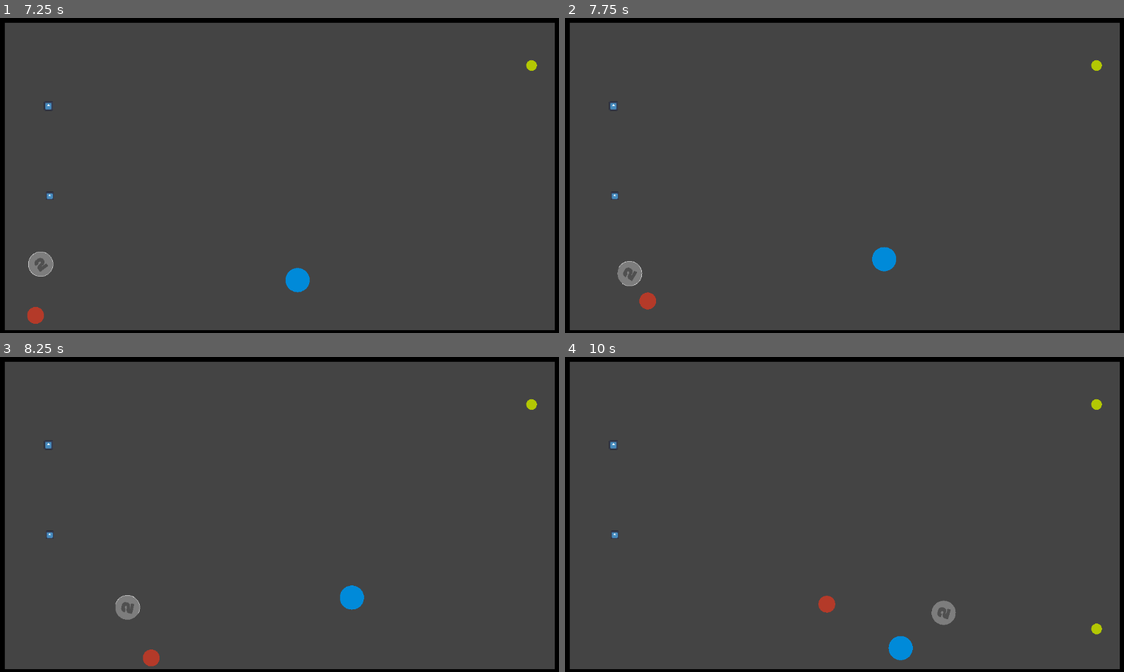
Above: before the commit, frames 1-4 (two rows, left to right).
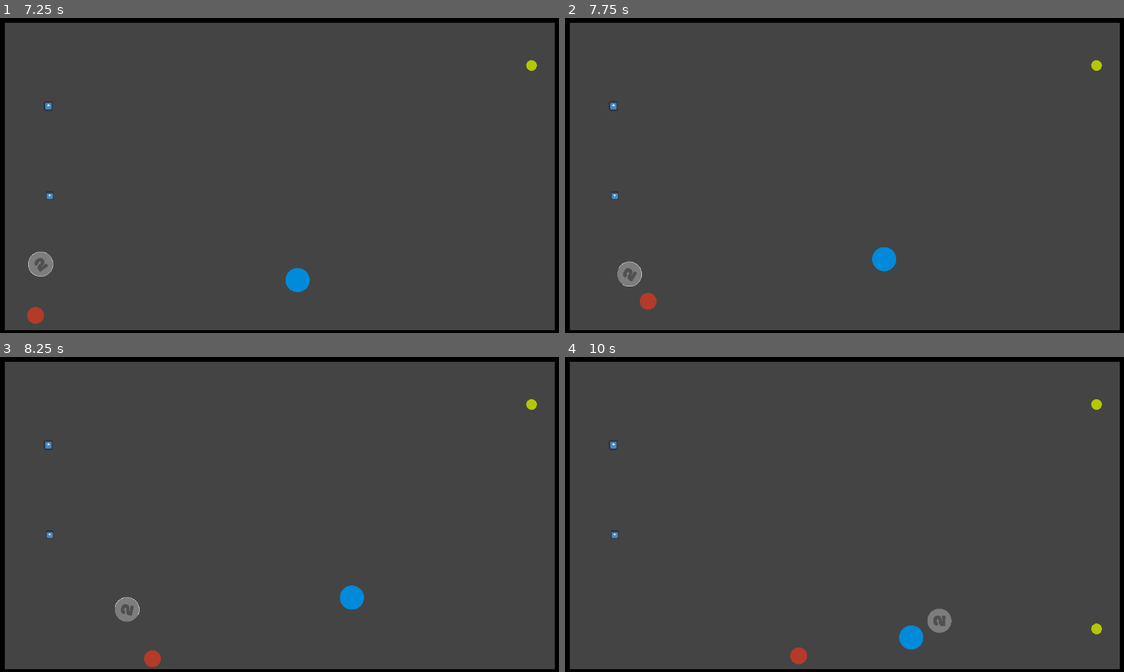
Above: after the commit, the same moments.

Repository: Coolfede97/Bots-League
Game: Godot game, scene res://PRUEBAS/pruebas.tscn
Two runs of this game, one before a commit and one after it. Both use one fixed random seed, a clock stepped at 60 frames per second and the inputs below. The engine's default icon, where the game draws it, is replaced by a stand-in: a white triangle on a blue panel in a dark square.
Inputs (mouse positions are in pixels of both pictures, inside the frame that each line leads up to):
- Up to frame 1 (7.25 s): tap Enter (ui_accept) at 0.5, 0.77, 1.52, 3.02, 3.77, 4.52, 6.02, 6.77 s; move the mouse to (402, 159) at 0.52 s; press the mouse at (402, 159) at 0.53 s; hold Right (ui_right) 0.53-1.28 s; move the mouse to (167, 191) at 1.27 s; release the mouse at (167, 191) at 1.28 s; hold Down (ui_down) 1.28-2.03 s; right-click (167, 191) at 1.35 s; move the mouse to (335, 106) at 2.02 s; press the mouse at (335, 106) at 2.03 s; hold Right (ui_right) 2.03-2.78 s; move the mouse to (251, 238) at 2.77 s; release the mouse at (251, 238) at 2.78 s; hold Up (ui_up) 2.78-3.53 s; right-click (251, 238) at 2.85 s; move the mouse to (447, 222) at 3.52 s; press the mouse at (447, 222) at 3.53 s; hold Left (ui_left) 3.53-5.03 s; move the mouse to (111, 128) at 4.27 s; release the mouse at (111, 128) at 4.28 s; right-click (111, 128) at 4.35 s; move the mouse to (307, 175) at 5.02 s; press the mouse at (307, 175) at 5.03 s; hold Down (ui_down) 5.03-5.78 s; move the mouse to (195, 93) at 5.77 s; release the mouse at (195, 93) at 5.78 s; hold Right (ui_right) 5.78-6.53 s; right-click (195, 93) at 5.85 s; move the mouse to (402, 159) at 6.52 s; press the mouse at (402, 159) at 6.53 s; hold Up (ui_up) from 6.53 s (still down)
- Up to frame 2 (7.75 s): move the mouse to (732, 191) at 7.27 s; release Up (ui_up) at 7.28 s; release the mouse at (732, 191) at 7.28 s; hold Right (ui_right) from 7.28 s (still down); right-click (732, 191) at 7.35 s; tap Enter (ui_accept) at 7.52 s
- Up to frame 3 (8.25 s): move the mouse to (335, 445) at 8.02 s; release Right (ui_right) at 8.03 s; press the mouse at (335, 445) at 8.03 s; hold Down (ui_down) from 8.03 s (still down)
- Up to frame 4 (10 s): move the mouse to (816, 577) at 8.77 s; release Down (ui_down) at 8.78 s; release the mouse at (816, 577) at 8.78 s; hold Left (ui_left) 8.78-9.53 s; right-click (816, 577) at 8.85 s; tap Enter (ui_accept) at 9.02, 9.77 s; move the mouse to (1012, 561) at 9.52 s; press the mouse at (1012, 561) at 9.53 s; hold Up (ui_up) from 9.53 s (still down)

Frame 1 is identical in both runs. In frame 2, less than 0.1% of the frame differs, in the area x 9-17%, y 77-93%; in frame 3, 0.1%; in frame 4, 1.0%, in the area x 40-70%, y 75-98%.

Commit message:
aún mejor

Diff:
--- a/Ball/SoccerBall.gd
+++ b/Ball/SoccerBall.gd
@@ -2,13 +2,15 @@
 
 @export var PGP=float() #Player Goal Position  Posición de la pelota que indica que le hicieron un gol al jugador
 @export var BGP=float() #Bot Goal Position
-@onready var ball_ray_cast = $BallRayCast #rayCast To Future Position
-@onready var down_ray_cast = $DownRayCast
-@onready var up_ray_cast = $UpRayCast
-@onready var left_ray_cast = $LeftRayCast
-@onready var right_ray_cast = $RightRayCast
+@onready var ball_ray_cast = GetRayCast("BallRayCast")
+@onready var down_ray_cast = GetRayCast("DownRayCast")
+@onready var up_ray_cast = GetRayCast("UpRayCast")
+@onready var left_ray_cast = GetRayCast("LeftRayCast")
+@onready var right_ray_cast = GetRayCast("RightRayCast")
 @onready var bot=GetBot()
 
+func GetRayCast(name):
+	return get_node(name)
 #Detecta cuando la pelota entra en alguno de los dos arcos.
 #Cuando lo hace, llama a una función de GoalManager pasandole la posición de la pelota como argumento.
 #También pasa la dirección a la que debe apuntar la explosión de particulas
--- a/Bots/2/CalculatorBot2.gd
+++ b/Bots/2/CalculatorBot2.gd
@@ -63,7 +63,7 @@
 		cronometer=0
 	if functionCallable and !kick and bot.isOfensive==true and !destrabando and ball!=null:
 		notAbleToKick(delta)
-	print("functionCallable: ",functionCallable, " Kick: ", kick, " Destrabando: ", destrabando, " Ball: ", ball)
+	print("looking for turbo: ", lookingForturbo)
 func notAbleToKick(delta):
 	functionCallable=false
 	if bot.position.x-ball.position.x>0 and kick==false:
--- a/Bots/2/bot2.tscn
+++ b/Bots/2/bot2.tscn
@@ -9,7 +9,7 @@
 [sub_resource type="CircleShape2D" id="CircleShape2D_p5t6u"]
 radius = 24.6882
 
-[node name="Bot2" type="RigidBody2D" groups=["Bots"]]
+[node name="Bot2" type="RigidBody2D" groups=["Bots", "Players"]]
 z_index = 1
 mass = 2.0
 gravity_scale = 0.0
@@ -20,7 +20,7 @@
 turboSpeed = 120000
 hyperTurboSpeed = 240000.0
 turboRemaining = 0.5
-turboVector = [Vector2(1088.88, 101.295), Vector2(1088.88, 560)]
+turboVector = [Vector2(955, 74), Vector2(955, 574)]
 MDTT = 700
 mDTT = 400
 MDTHT = 400
@@ -57,4 +57,4 @@
 walkSpeed = 60000
 turboSpeed = 120000
 hyperTurboSpeed = 240000.0
-turboVector = [Vector2(1088.88, 101.295), Vector2(1088.88, 560)]
+turboVector = [Vector2(955, 74), Vector2(955, 574)]
--- a/GoalManager/GoalManager.gd
+++ b/GoalManager/GoalManager.gd
@@ -108,6 +108,11 @@
 	nextBall.position=Vector2(576,324)
 	nextBall.PGP=ballPGP
 	nextBall.BGP=ballBGP
+	nextBall.ball_ray_cast = nextBall.GetRayCast("BallRayCast")
+	nextBall.down_ray_cast = nextBall.GetRayCast("DownRayCast")
+	nextBall.up_ray_cast = nextBall.GetRayCast("UpRayCast")
+	nextBall.left_ray_cast = nextBall.GetRayCast("LeftRayCast")
+	nextBall.right_ray_cast = nextBall.GetRayCast("RightRayCast")
 	ball=nextBall
 	bot.get_node("Calculator").ball=ball
 	get_parent().add_child(nextBall)
